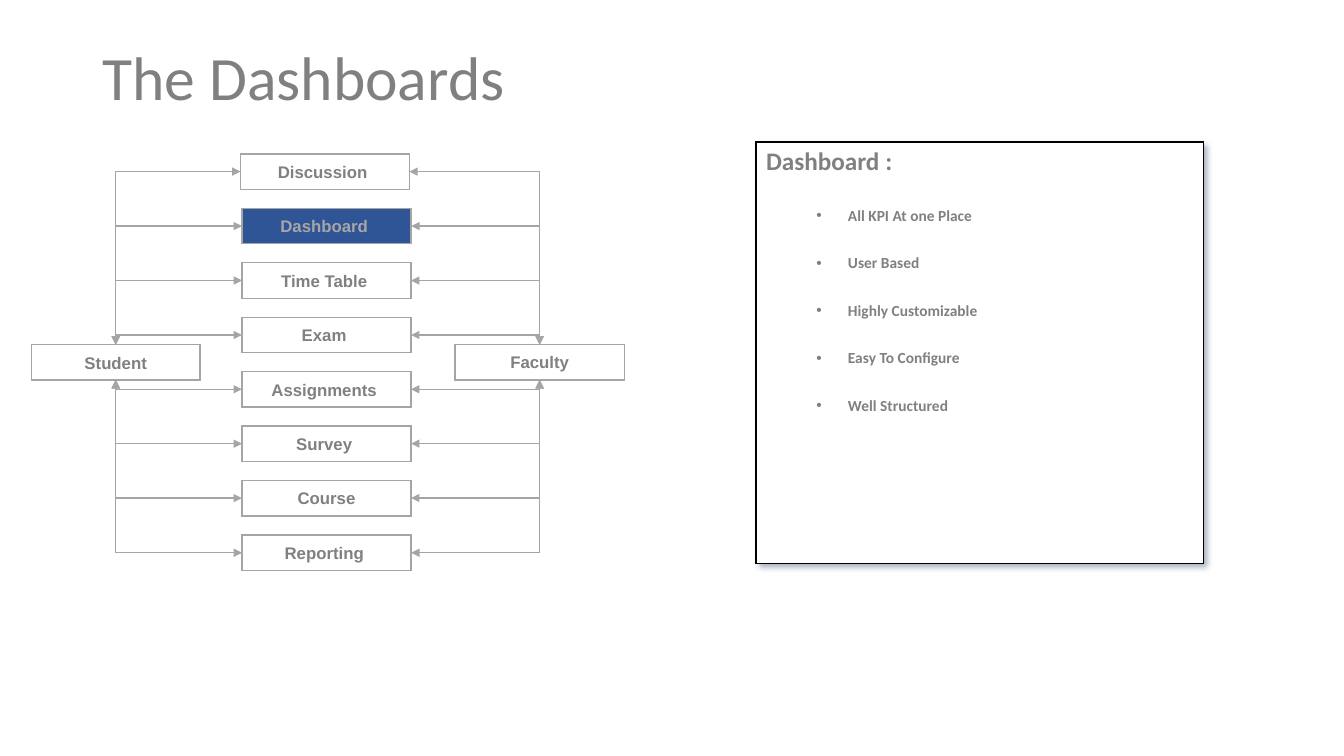
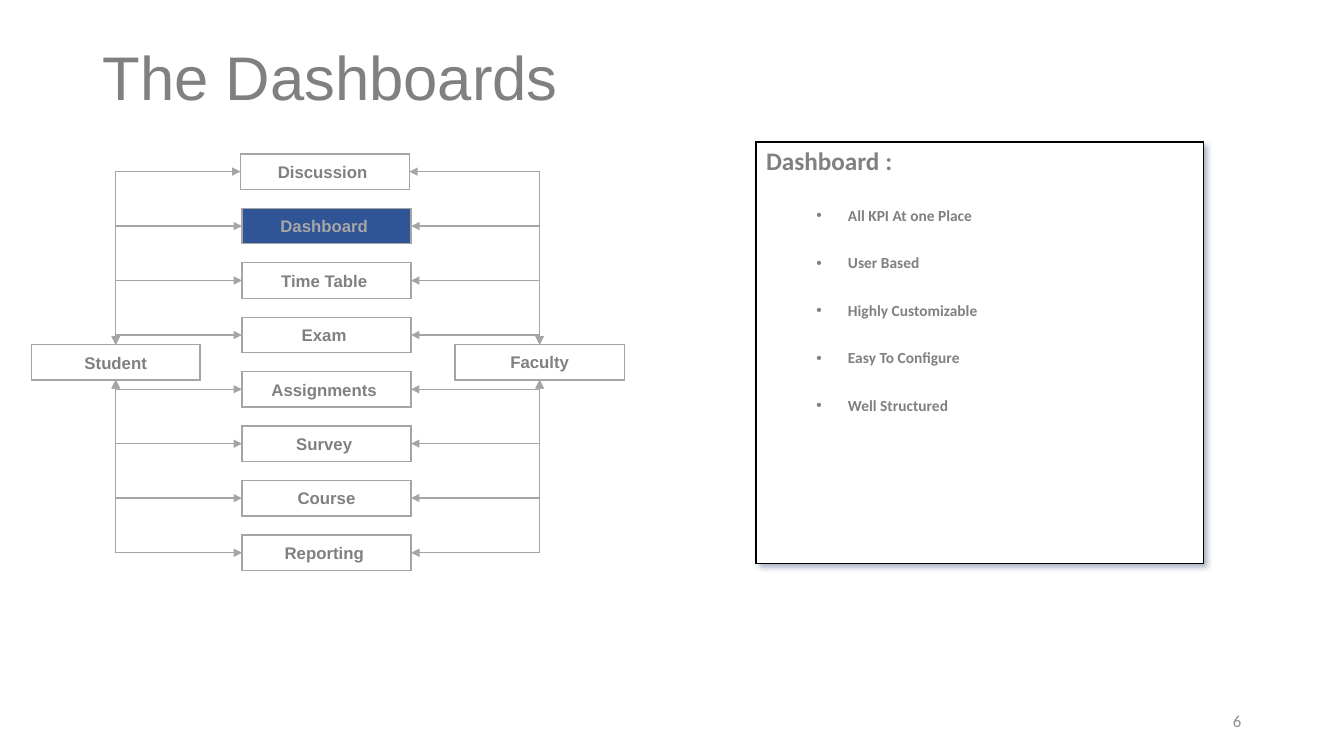
Before and after one commit to NarendranathPanda/uams, a slide deck: slide 6 of University Assignment Management System v0.1.pptx. Drawn at 1344x756 pixels with LibreOffice and Linux fonts; fonts in the diff are those of the drawing. Boxes give left, top, right and bottom in pixels: in the first picture for what was removed or moved away, otherwise in the second. Text is boxed around its words. In the diff, an @@ line names an element or a change of style, - is before the commit and + after.

```diff
--- a/University Assignment Management System v0.1.pptx
+++ b/University Assignment Management System v0.1.pptx
@@ title "The Dashboards" at bbox=[102, 55, 558, 101]: font Calibri to Arial @@
@@ page number added at bbox=[1233, 716, 1241, 727], 12 pt, text #8C8C8C @@
+6
```
Also in this commit, not shown: 11 other slides changed, 2 slides added, 1 slide removed, 8 other files.
